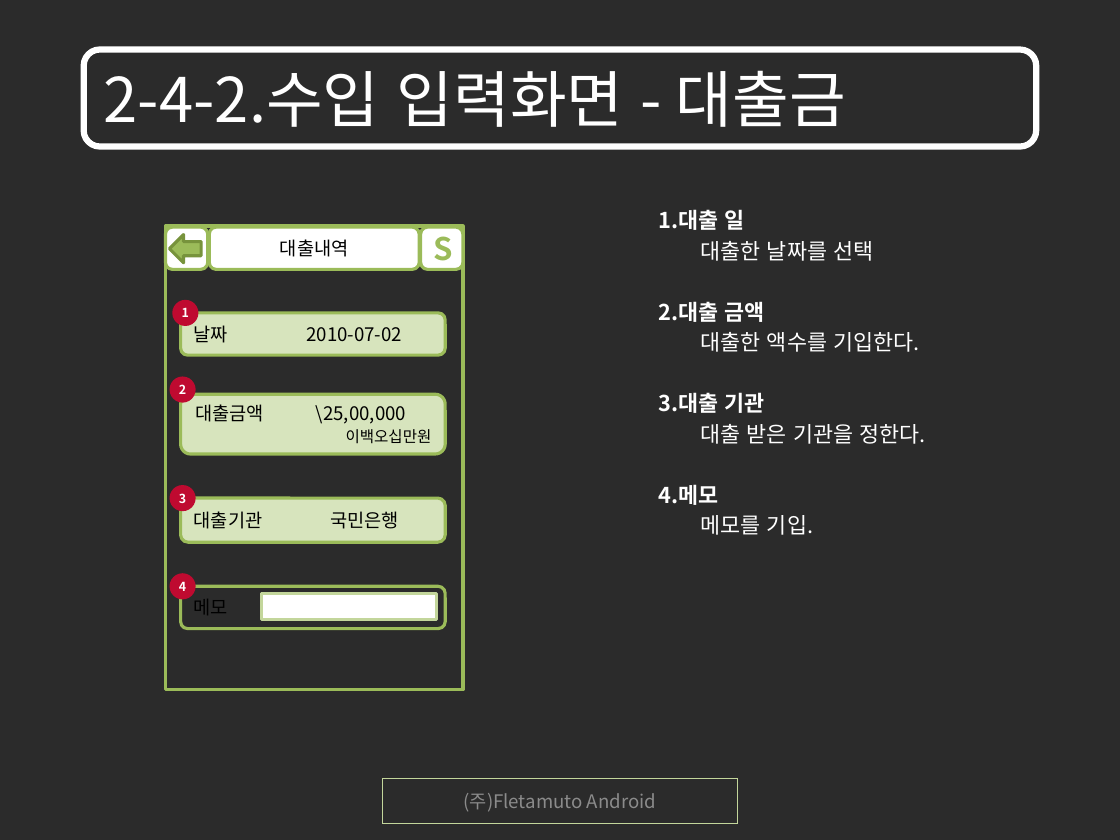
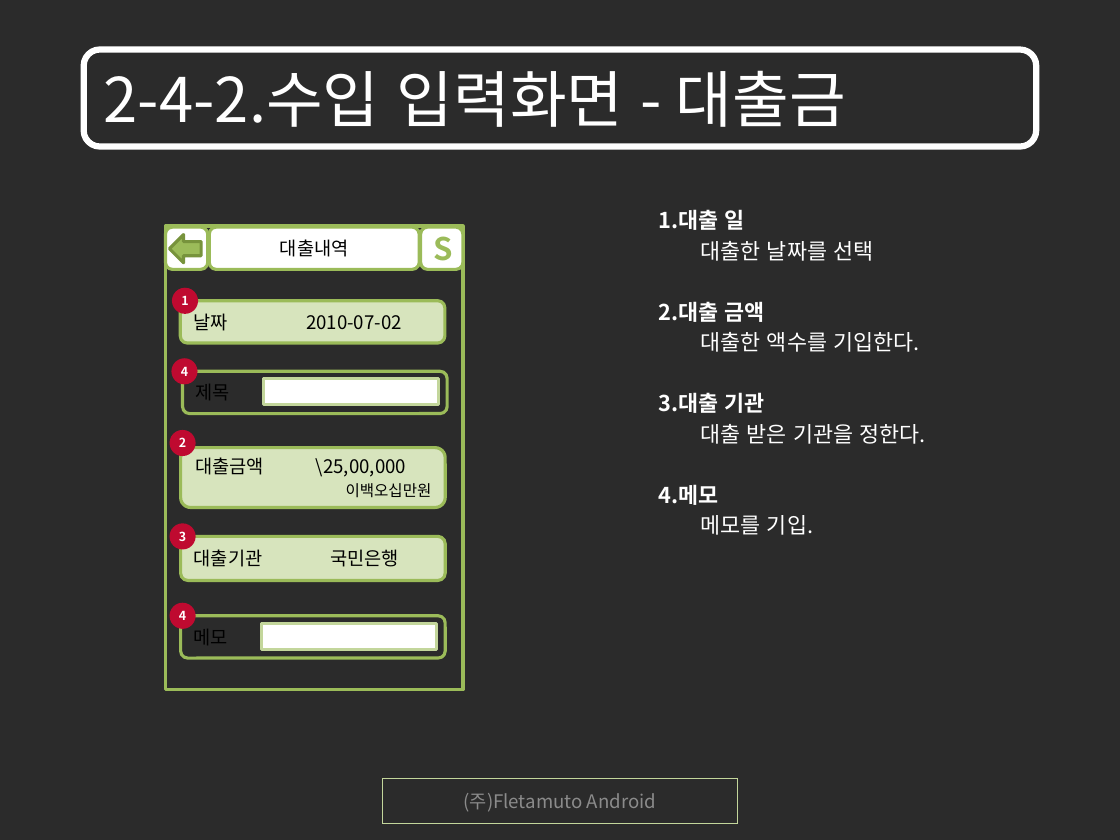
Before and after one commit to limjunghoon/fmfinance, a slide deck: slide 41 of trunk/DOC/GUI/GUI_Guide_For_Investment_Techniques_SW_101008_V1.2.pptx. Drawn at 1120x840 pixels with LibreOffice and Linux fonts; fonts in the diff are those of the drawing; background and template pictures are left out; a plain dark background stands for a picture behind light text. Boxes give left, top, right and bottom in pixels: in the first picture for what was removed or moved away, otherwise in the second. Text is boxed around its words. In the diff, an @@ line names an element or a change of style, - is before the commit and + after.

```diff
--- a/trunk/DOC/GUI/GUI_Guide_For_Investment_Techniques_SW_101008_V1.2.pptx
+++ b/trunk/DOC/GUI/GUI_Guide_For_Investment_Techniques_SW_101008_V1.2.pptx
@@ ellipse "1": place and size @@
-ellipse "1" at [172, 300, 198, 326]
+ellipse "1" at [172, 288, 198, 314]
@@ rounded rectangle "날짜 2010-07-02": place and size @@
-rounded rectangle "날짜 2010-07-02" at [180, 312, 445, 355]
+rounded rectangle "날짜 2010-07-02" at [180, 301, 445, 344]
@@ ellipse added at [171, 358, 197, 384], fill #BF0A30, 8 pt, text #FFFFFF, bold @@
+4
@@ rounded rectangle added at [183, 372, 447, 414], outline #9BBB59 2 pt, 12 pt, text #000000 @@
+제목
@@ rectangle added at [263, 379, 438, 404], fill #FFFFFF, outline #C3D69B 2 pt @@
@@ ellipse "2": place and size @@
-ellipse "2" at [169, 376, 195, 402]
+ellipse "2" at [169, 430, 195, 456]
@@ rounded rectangle "대출금액 \25,00,000 이백오십만원": place and size @@
-rounded rectangle "대출금액 \25,00,000 이백오십만원" at [180, 394, 445, 454]
+rounded rectangle "대출금액 \25,00,000 이백오십만원" at [180, 448, 445, 507]
@@ ellipse "3": place and size @@
-ellipse "3" at [169, 485, 195, 511]
+ellipse "3" at [169, 523, 195, 549]
@@ rounded rectangle "대출기관 국민은행": place and size @@
-rounded rectangle "대출기관 국민은행" at [180, 498, 445, 542]
+rounded rectangle "대출기관 국민은행" at [180, 536, 445, 580]
@@ 1 ellipse, 1 rounded rectangle, 1 rectangle: place and size @@
-1 ellipse, 1 rounded rectangle, 1 rectangle at [169, 573, 445, 629]
+1 ellipse, 1 rounded rectangle, 1 rectangle at [169, 603, 445, 659]
```
Also in this commit, not shown: 11 other slides changed, 1 other file.
